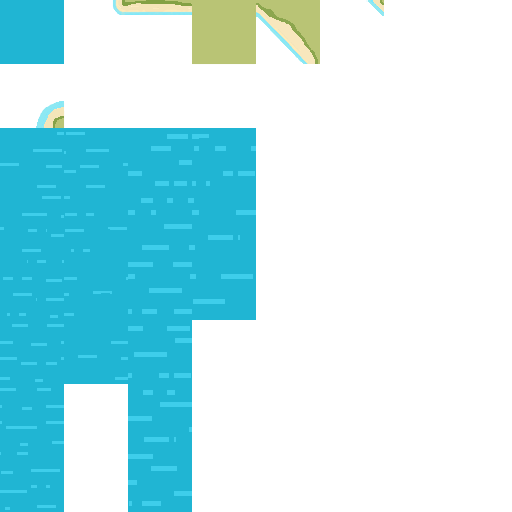
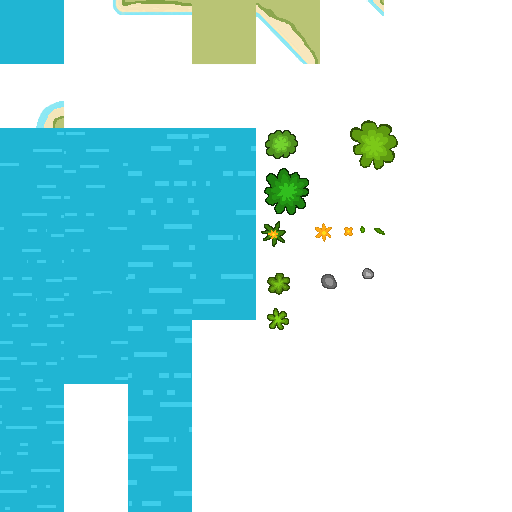
Layer changes from the first w=512, h=512 image to the second:
added layer "Layer 10" above "Layer 9" over box(321, 226, 385, 289)
added layer "Layer 9" above "Layer 8 copy 4" over box(344, 120, 398, 232)
added layer "Layer 8" above "Layer 7" over box(261, 168, 332, 330)
added layer "Layer 7" above "Layer 6" over box(265, 130, 298, 159)
